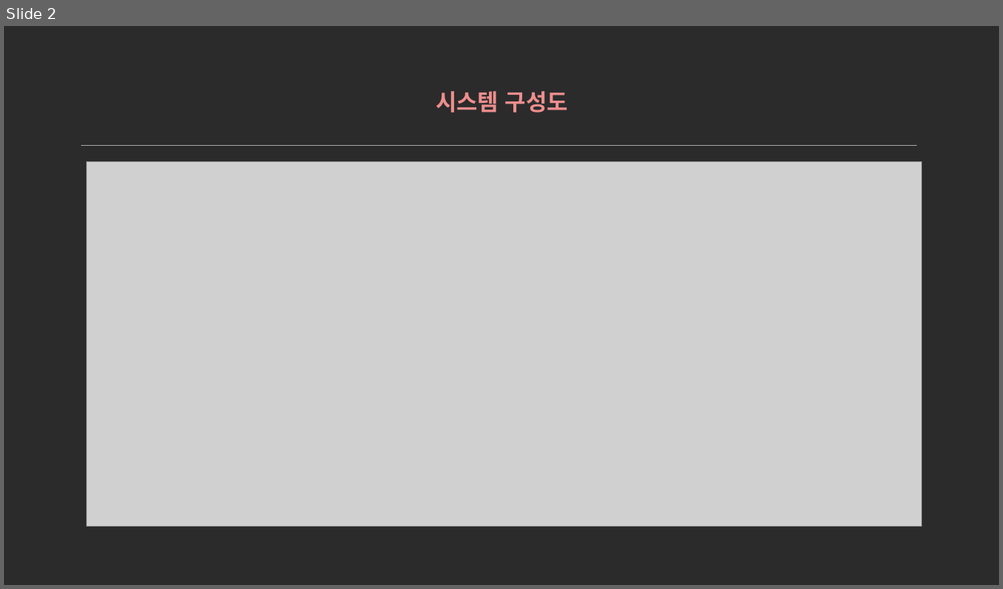
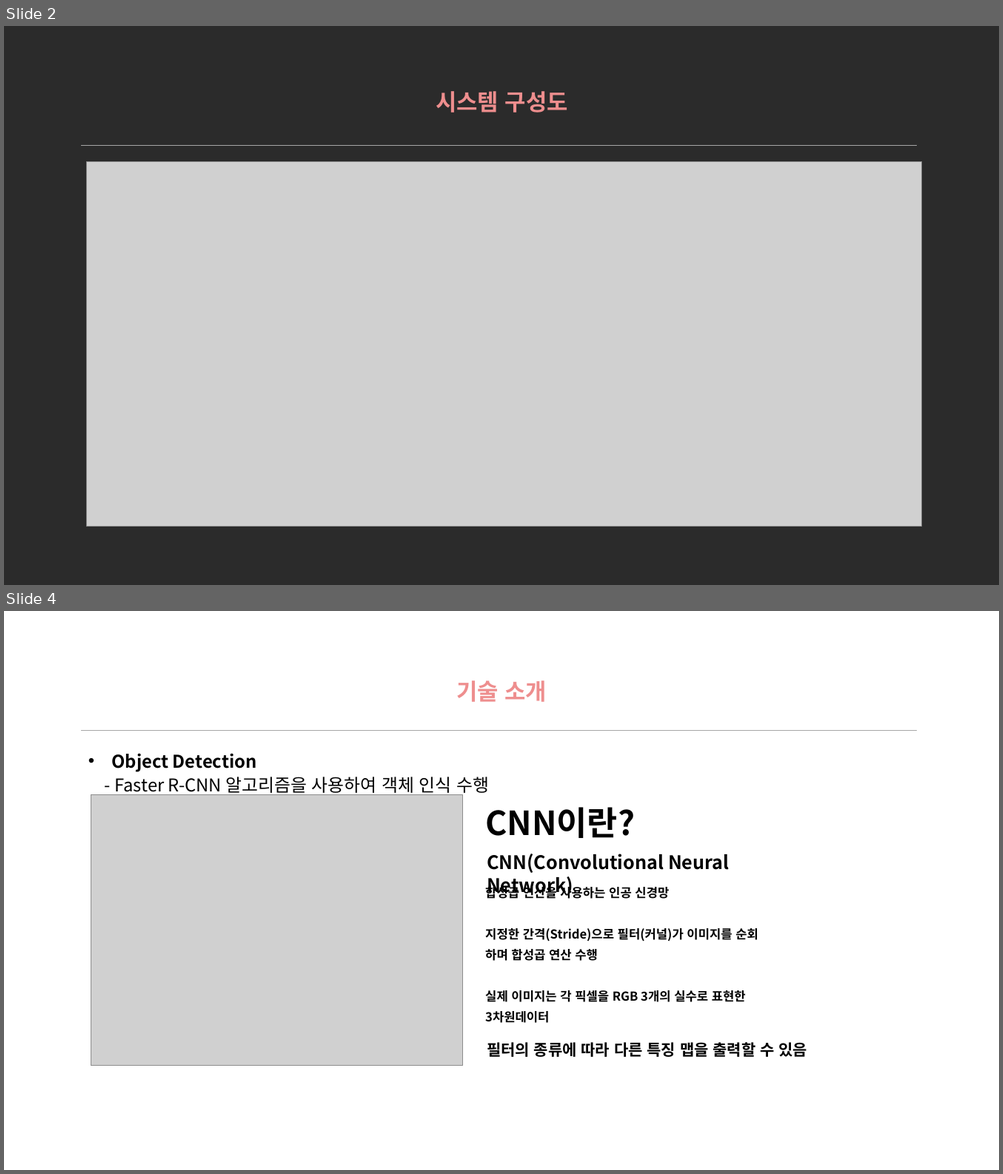
Before and after one commit to jinujeon/ICE_CAP, a slide deck: Docs/최종발표1.pptx. Shown one above the other, each under a label of ours: slide 2 before the commit, slides 2 and 4 after it; the slides between them are not shown. The pictures are 1003x589 and 1003x1174 pixels, drawn with LibreOffice and Linux fonts; fonts in the diff are those of the drawing; grey boxes stand for pictures; background and template pictures are left out; a plain dark background stands for a picture behind light text. Boxes give left, top, right and bottom in pixels: in the first picture for what was removed or moved away, otherwise in the second. Text is boxed around its words. In the diff, an @@ line names an element or a change of style, - is before the commit and + after.

```diff
--- a/Docs/최종발표1.pptx
+++ b/Docs/최종발표1.pptx
@@ slide 4 added at bbox=[4, 611, 999, 1170], background picture (left out) @@
@@ text added at bbox=[456, 681, 546, 702], 22 pt, text #EE8E8E, bold @@
+기술 소개
@@ line added from (81, 730) to (916, 730), #A6A6A6 0.25 pt @@
@@ text added at bbox=[111, 753, 489, 796], 17 pt, text #000000 @@
+• Object Detection
+- Faster R-CNN 알고리즘을 사용하여 객체 인식 수행
@@ picture added at bbox=[91, 795, 462, 1066] @@
@@ text added at bbox=[485, 807, 634, 838], 32 pt, text #000000, bold @@
+CNN이란?
@@ text added at bbox=[486, 854, 729, 897], 18 pt, text #000000, bold @@
+CNN(Convolutional Neural Network)
@@ text added at bbox=[485, 885, 758, 1023], 11.9 pt, text #000000, bold @@
+합성곱 연산을 사용하는 인공 신경망
+지정한 간격(Stride)으로 필터(커널)가 이미지를 순회
+하며 합성곱 연산 수행
+실제 이미지는 각 픽셀을 RGB 3개의 실수로 표현한
+3차원데이터
@@ text added at bbox=[486, 1041, 808, 1060], 15 pt, text #000000, bold @@
+필터의 종류에 따라 다른 특징 맵을 출력할 수 있음
```
Also in this commit, not shown: 1 slide changed, 1 other slide added.
